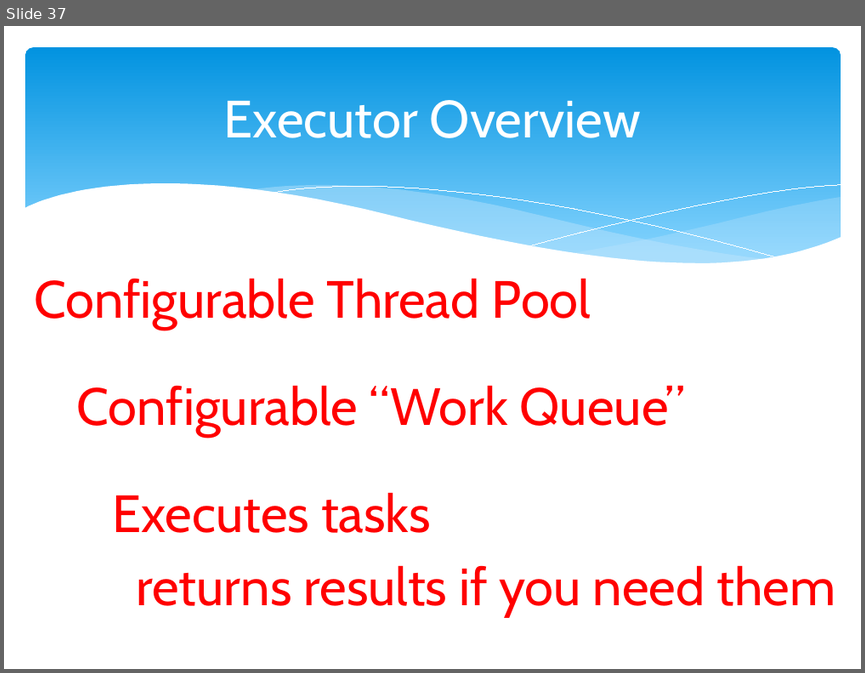
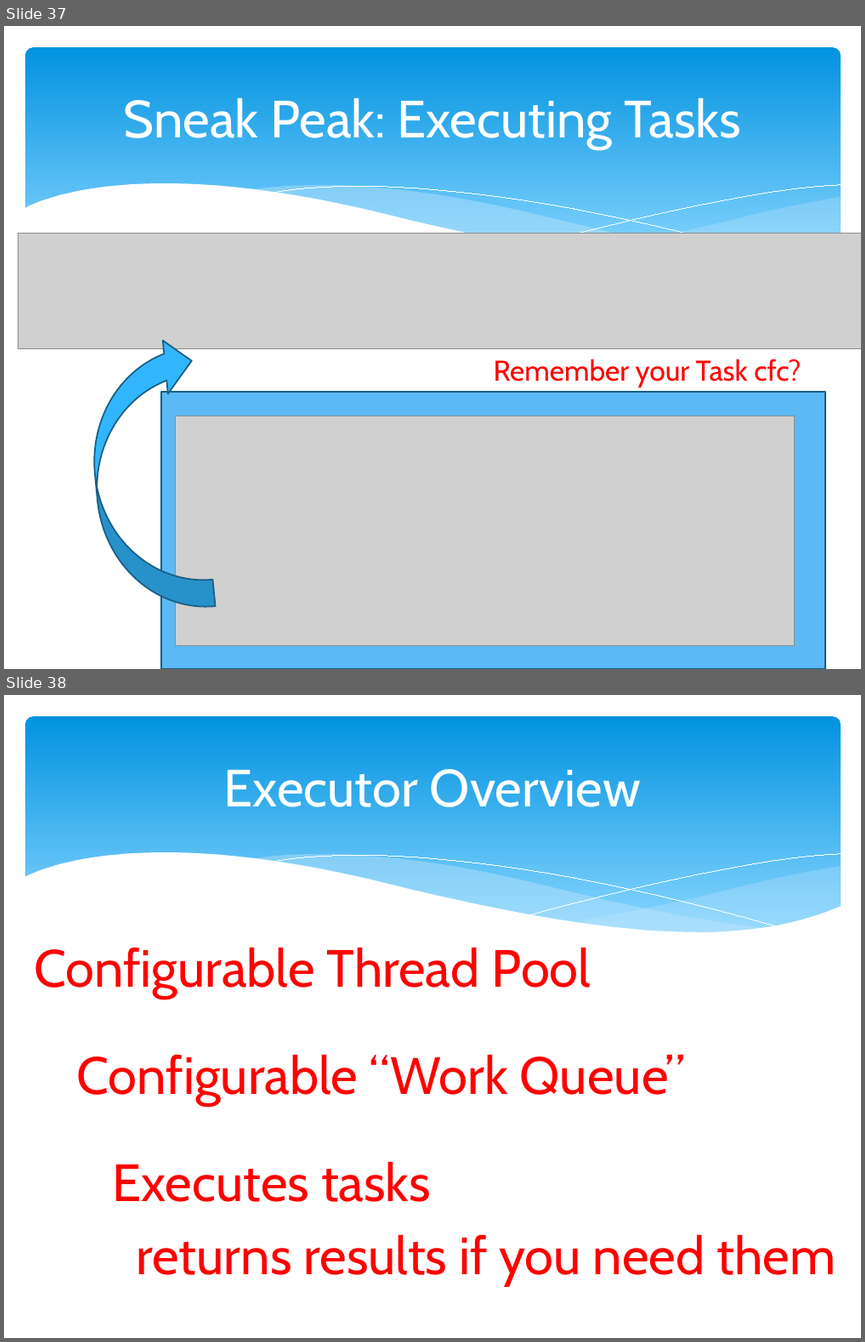
Before and after one commit to marcesher/mxunit-cfmeetups, a slide deck: CFObjective_2012_Concurrency/preso/concurrency_zen.pptx. Shown one above the other, each under a label of ours: slide 37 before the commit, slides 37 and 38 after it. The pictures are 865x673 and 865x1342 pixels, drawn with LibreOffice and Linux fonts; fonts in the diff are those of the drawing; grey boxes stand for pictures. Boxes give left, top, right and bottom in pixels: in the first picture for what was removed or moved away, otherwise in the second. Text is boxed around its words. In the diff, an @@ line names an element or a change of style, - is before the commit and + after.

```diff
--- a/CFObjective_2012_Concurrency/preso/concurrency_zen.pptx
+++ b/CFObjective_2012_Concurrency/preso/concurrency_zen.pptx
@@ slide 37 added at [4,26,861,669], background #FFFFFF; not listed: 6 template elements that a slide beside it also shows @@
@@ title added at [124,98,741,149], 44 pt, text #FFFFFF @@
+Sneak Peak: Executing Tasks
@@ picture added at [18,233,861,349] @@
@@ curved left arrow added at [83,335,216,617], fill #31B6FD, outline #195F84 1.25 pt @@
@@ text added at [494,358,800,387], 24 pt, text #FF0000 @@
+Remember your Task cfc?
@@ rectangle added at [160,392,825,669], fill #5BBAF6, outline #195F84 1.25 pt @@
@@ picture added at [176,415,794,645] @@
@@ what was slide 37 is now slide 38 @@
```
Also in this commit, not shown: 3 slides changed, 6 other slides added, 3 slides removed.
